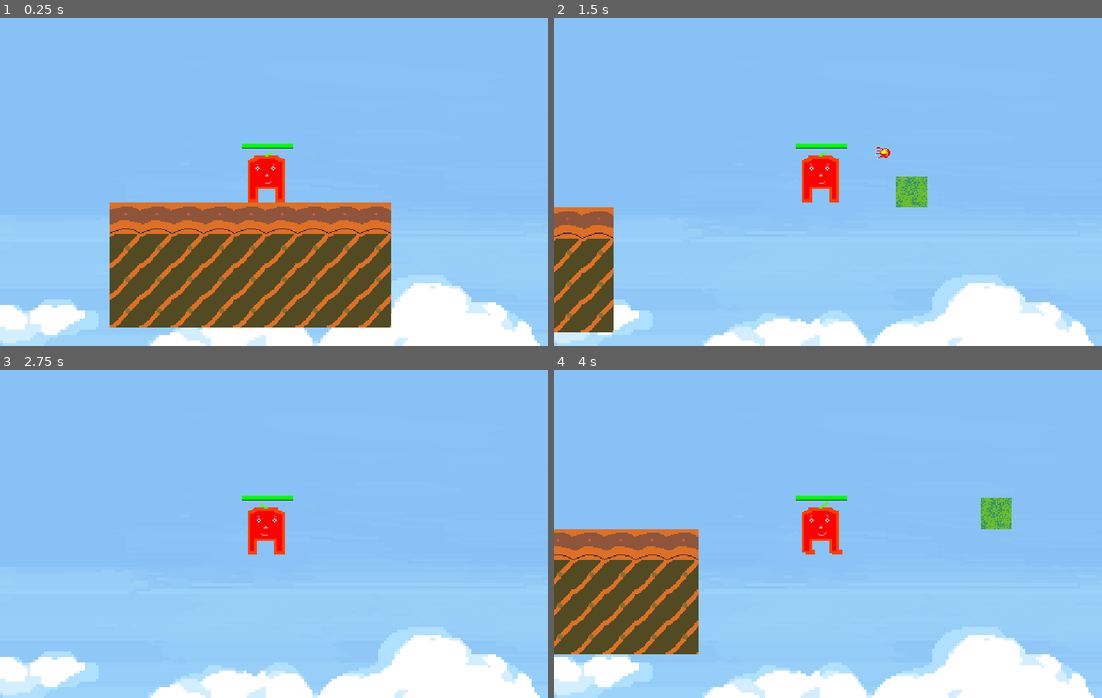
Above: before the commit, frames 1-4 (two rows, left to right).
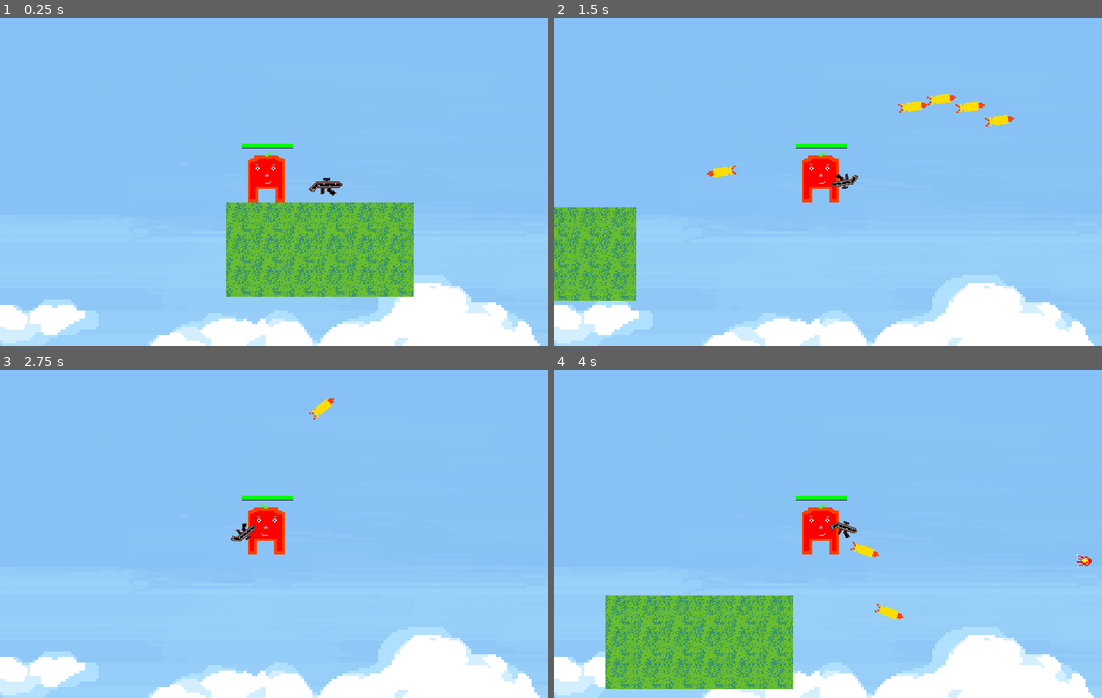
Above: after the commit, the same moments.

Repository: nicusor43/A-Tomato-s-Journey-to-Freedom
Game: Godot game, scene res://Scenes/Level2.tscn
The game is run twice, just before and just after one commit, with the same random seed, the same clock (stepped at 60 frames per second) and the same inputs. This scene is started directly instead of the project's main scene.
Inputs (mouse positions are in pixels of both pictures, inside the frame that each line leads up to):
- Up to frame 1 (0.25 s): no input
- Up to frame 2 (1.5 s): tap Enter at 0.5 s; move the mouse to (948, 165) at 0.52 s; hold Tab (ui_focus_next) 0.53-1.28 s; hold Right (ui_right) from 0.53 s (still down); tap Up (ui_up) at 0.77 s; move the mouse to (718, 198) at 1.27 s; tap Tab (ui_focus_next) at 1.35 s
- Up to frame 3 (2.75 s): tap Up (ui_up) at 1.52 s; move the mouse to (328, 461) at 2.02 s; release Right (ui_right) at 2.03 s; hold Left (ui_left) from 2.03 s (still down); hold Tab (ui_focus_next) from 2.03 s (still down)
- Up to frame 4 (4 s): move the mouse to (800, 599) at 2.77 s; release Left (ui_left) at 2.78 s; release Tab (ui_focus_next) at 2.78 s; hold Right (ui_right) from 2.78 s (still down); tap Tab (ui_focus_next) at 2.85 s; tap Up (ui_up) at 3.02, 3.77 s; move the mouse to (992, 583) at 3.52 s; hold Tab (ui_focus_next) from 3.53 s (still down)

The runs differ from the first frame. In frame 1, 21% of the frame differs, in the area x 20-76%, y 48-95%; in frame 2, 6.6%; in frame 3, 0.2%; in frame 4, 18%.

Commit message:
Add working gun (with lots of convoluted code)

Diff:
--- /dev/null
+++ b/Bullet.gd
@@ -0,0 +1,22 @@
+extends Area2D
+
+var speed = 600
+var velocity = Vector2()
+
+func _ready():
+	pass
+
+
+func start(pos, dir):
+	position = pos
+	rotation = dir
+	velocity = Vector2(speed, 0).rotated(dir)
+
+func _physics_process(delta):
+	position += velocity * delta
+
+func _on_Bullet_body_entered(body):
+	if body.name != "Player":
+		if body.name == "ElKilla" or body.name == "Sickle":
+			body.take_damage()
+		queue_free()
--- /dev/null
+++ b/Scenes/Bullet.tscn
@@ -0,0 +1,19 @@
+[gd_scene load_steps=4 format=2]
+
+[ext_resource path="res://Bullet.gd" type="Script" id=1]
+[ext_resource path="res://assets/Sprites/bullet.png" type="Texture" id=2]
+
+[sub_resource type="RectangleShape2D" id=1]
+extents = Vector2( 15, 5 )
+
+[node name="Bullet" type="Area2D"]
+script = ExtResource( 1 )
+
+[node name="Sprite" type="Sprite" parent="."]
+scale = Vector2( 2.125, 1.8125 )
+texture = ExtResource( 2 )
+
+[node name="CollisionShape2D" type="CollisionShape2D" parent="."]
+position = Vector2( -2, -1 )
+shape = SubResource( 1 )
+[connection signal="body_entered" from="." to="." method="_on_Bullet_body_entered"]
--- /dev/null
+++ b/Scenes/GunOnGround.gd
@@ -0,0 +1,8 @@
+extends Sprite
+
+
+
+func _on_Area2D_body_entered(body):
+	if body.name == "Player":
+		body.gun_pickup()
+		queue_free()
--- a/Scenes/Level2.tscn
+++ b/Scenes/Level2.tscn
@@ -1,20 +1,26 @@
-[gd_scene load_steps=7 format=2]
+[gd_scene load_steps=10 format=2]
 
 [ext_resource path="res://Scenes/Player.tscn" type="PackedScene" id=1]
 [ext_resource path="res://assets/tilesets/TileMap.tres" type="TileSet" id=2]
 [ext_resource path="res://Scripts/PlatformPath.gd" type="Script" id=3]
 [ext_resource path="res://Scenes/Platform.tscn" type="PackedScene" id=4]
 [ext_resource path="res://Scenes/Sickle.tscn" type="PackedScene" id=5]
+[ext_resource path="res://assets/Sprites/gun.png" type="Texture" id=6]
+[ext_resource path="res://Scenes/GunOnGround.gd" type="Script" id=7]
 
 [sub_resource type="Curve2D" id=1]
 _data = {
 "points": PoolVector2Array( 0, 0, 0, 0, 2204, -48, 0, 0, 0, 0, 2651, -211, 0, 0, 0, 0, 2204, -49 )
 }
 
+[sub_resource type="RectangleShape2D" id=2]
+extents = Vector2( 17.2307, 15.1111 )
+
 [node name="Level2" type="Node2D"]
 position = Vector2( 377, 197 )
 
 [node name="Player" parent="." instance=ExtResource( 1 )]
+position = Vector2( 2857, -296 )
 
 [node name="TileMap" type="TileMap" parent="."]
 position = Vector2( 0, -3 )
@@ -28,7 +34,7 @@
 script = ExtResource( 3 )
 
 [node name="PathFollow2D" type="PathFollow2D" parent="PlatformPath"]
-position = Vector2( 2205, -47 )
+position = Vector2( 2204, -48 )
 rotate = false
 cubic_interp = false
 lookahead = 0.001
@@ -38,3 +44,16 @@
 
 [node name="Sickle" parent="." instance=ExtResource( 5 )]
 position = Vector2( 1872, -108 )
+
+[node name="GunOnGround" type="Sprite" parent="."]
+position = Vector2( 2919, -273 )
+scale = Vector2( 1.21875, 1.125 )
+texture = ExtResource( 6 )
+script = ExtResource( 7 )
+
+[node name="Area2D" type="Area2D" parent="GunOnGround"]
+
+[node name="CollisionShape2D" type="CollisionShape2D" parent="GunOnGround/Area2D"]
+position = Vector2( -0.820557, -1.77781 )
+shape = SubResource( 2 )
+[connection signal="body_entered" from="GunOnGround/Area2D" to="GunOnGround" method="_on_Area2D_body_entered"]
--- a/Scenes/Patru.tscn
+++ b/Scenes/Patru.tscn
@@ -1,8 +1,7 @@
 [gd_scene load_steps=4 format=2]
 
-[ext_resource path="res://assets/Sprites/patru.png" type="Texture" id=1]
-[ext_resource path="res://Scripts/Patru.gd" type="Script" id=2]
-
+[ext_resource path="res://Scripts/Patru.gd" type="Script" id=1]
+[ext_resource path="res://assets/Sprites/patru.png" type="Texture" id=2]
 
 [sub_resource type="RectangleShape2D" id=1]
 extents = Vector2( 3.69144, 4.06898 )
--- a/Scenes/Player.tscn
+++ b/Scenes/Player.tscn
@@ -1,18 +1,21 @@
-[gd_scene load_steps=9 format=2]
+[gd_scene load_steps=10 format=2]
 
 [ext_resource path="res://Scripts/Player.gd" type="Script" id=1]
-[ext_resource path="res://assets/Sprites/ardei.png" type="Texture" id=2]
-[ext_resource path="res://assets/Sprites/tilesetOpenGameBackground.png" type="Texture" id=3]
-[ext_resource path="res://assets/Sprites/HealthBar_back.png" type="Texture" id=4]
-[ext_resource path="res://assets/Sprites/HealthBar_front.png" type="Texture" id=5]
-[ext_resource path="res://Scripts/HealthBar.gd" type="Script" id=6]
+[ext_resource path="res://assets/Sprites/tilesetOpenGameBackground.png" type="Texture" id=2]
+[ext_resource path="res://assets/Sprites/ardei.png" type="Texture" id=3]
+[ext_resource path="res://assets/Sprites/gun.png" type="Texture" id=4]
+[ext_resource path="res://assets/Sprites/HealthBar_back.png" type="Texture" id=5]
+[ext_resource path="res://assets/Sprites/HealthBar_front.png" type="Texture" id=6]
+[ext_resource path="res://Scripts/HealthBar.gd" type="Script" id=7]
 
+[sub_resource type="RectangleShape2D" id=2]
+extents = Vector2( 18, 21 )
 
 [sub_resource type="Animation" id=1]
 resource_name = "RUn"
 length = 0.4
 tracks/0/type = "value"
-tracks/0/path = NodePath("Sprite:frame")
+tracks/0/path = NodePath("PlayerNode/Sprite:frame")
 tracks/0/interp = 1
 tracks/0/loop_wrap = true
 tracks/0/imported = false
@@ -24,9 +27,6 @@
 "values": [ 0, 1 ]
 }
 
-[sub_resource type="RectangleShape2D" id=2]
-extents = Vector2( 18, 21 )
-
 [node name="Player" type="KinematicBody2D"]
 script = ExtResource( 1 )
 MAX_SPEED = 400
@@ -34,17 +34,12 @@
 GRAVITY = 700
 JUMP_FORCE = 400
 
-[node name="Sprite" type="Sprite" parent="."]
-position = Vector2( -7.62939e-006, 1 )
-scale = Vector2( 1.35268, 1.27681 )
-texture = ExtResource( 2 )
-hframes = 2
+[node name="CollisionShape2D" type="CollisionShape2D" parent="."]
+position = Vector2( -0.359154, -0.693581 )
+shape = SubResource( 2 )
 
 [node name="AnimationPlayer" type="AnimationPlayer" parent="."]
 anims/RUn = SubResource( 1 )
-
-[node name="Position2D" type="Position2D" parent="."]
-position = Vector2( 1.00137, -3.75516 )
 
 [node name="Camera2D" type="Camera2D" parent="."]
 position = Vector2( 8, -1 )
@@ -58,12 +53,26 @@
 
 [node name="Sky" type="Sprite" parent="ParallaxBackground"]
 scale = Vector2( 4, 4 )
-texture = ExtResource( 3 )
+texture = ExtResource( 2 )
 centered = false
 
-[node name="CollisionShape2D" type="CollisionShape2D" parent="."]
-position = Vector2( -0.359154, -0.693581 )
-shape = SubResource( 2 )
+[node name="PlayerNode" type="Node2D" parent="."]
+
+[node name="Sprite" type="Sprite" parent="PlayerNode"]
+position = Vector2( -7.62939e-006, 1 )
+scale = Vector2( 1.35268, 1.27681 )
+texture = ExtResource( 3 )
+hframes = 2
+
+[node name="Gun" type="Sprite" parent="PlayerNode"]
+position = Vector2( 24, -4 )
+texture = ExtResource( 4 )
+
+[node name="BulletPoint" type="Position2D" parent="PlayerNode/Gun"]
+position = Vector2( 12, -4 )
+
+[node name="Position2D" type="Position2D" parent="PlayerNode"]
+position = Vector2( 1.00137, -3.75516 )
 
 [node name="HealthBar" type="TextureProgress" parent="."]
 margin_left = -25.0
@@ -72,7 +81,10 @@
 margin_bottom = -29.0
 rect_scale = Vector2( 3.28, 1 )
 value = 100.0
-texture_under = ExtResource( 4 )
-texture_progress = ExtResource( 5 )
+texture_under = ExtResource( 5 )
+texture_progress = ExtResource( 6 )
 tint_progress = Color( 0.301961, 0.890196, 0.0823529, 1 )
-script = ExtResource( 6 )
+script = ExtResource( 7 )
+
+[node name="ShootTimer" type="Timer" parent="."]
+[connection signal="timeout" from="ShootTimer" to="." method="_on_ShootTimer_timeout"]
--- a/Scripts/Player.gd
+++ b/Scripts/Player.gd
@@ -12,19 +12,28 @@
 
 var health = 100
 var dmg = 10
+var mouse_pos
 
 var check_death = false
 var is_jumping = false
+var face_right = true
+var gun_show = false
+var can_shoot = true
 
 const FIREBALL = preload("res://Scenes/Fireball.tscn")
+const BULLET = preload("res://Scenes/Bullet.tscn")
 
 var motion = Vector2.ZERO
 
 
 
-onready var sprite = $Sprite
+onready var sprite = $PlayerNode/Sprite
 onready var animation_player = $AnimationPlayer
-onready var pos = $Position2D
+onready var pos = $PlayerNode/Position2D
+
+func _ready():
+	$PlayerNode/Gun.hide()
+	$ShootTimer.wait_time = .15
 
 func _physics_process(delta):
 	var x_input = Input.get_action_strength("ui_right") - Input.get_action_strength("ui_left")
@@ -33,7 +42,14 @@
 		animation_player.play("RUn")
 		motion.x += x_input * ACCELERATION * delta
 		motion.x = clamp(motion.x, -MAX_SPEED, MAX_SPEED)
-		sprite.flip_h = x_input < 0
+
+	#Change the player either left or right
+	if x_input < 0:
+		face_right = false
+	elif x_input > 0:
+		face_right = true
+
+	$PlayerNode.scale.x = -1 if !face_right else 1
 
 	motion.y += GRAVITY * delta
 
@@ -56,15 +72,11 @@
 		if x_input == 0:
 			motion.x  = lerp(motion.x, 0, AIR_RESISTANCE)
 
-	if Input.is_action_just_pressed("ui_focus_next"):
-		var fireball = FIREBALL.instance()
-		get_parent().add_child(fireball)
-		fireball.global_position = $Position2D.global_position
-		fireball.direction = -1 if sprite.flip_h else 1
 
 	motion = move_and_slide_with_snap(motion, snap, Vector2.UP)
 
 func _process(delta):
+	print("pos  ", self.position.x , "  global  ", self.global_position.x)
 	if health <= 0:
 			check_death = true
 	if check_death == true:
@@ -72,9 +84,39 @@
 	if position.y > 1500:
 		check_death = true
 
+	if Input.is_action_just_pressed("ui_focus_next") and !gun_show:
+		var fireball = FIREBALL.instance()
+		get_parent().add_child(fireball)
+		fireball.global_position = $PlayerNode/Position2D.global_position
+		fireball.direction = -1 if !face_right else 1
+
+	if gun_show:
+		mouse_pos = get_global_mouse_position()
+		$PlayerNode/Gun.look_at(mouse_pos)
+		if Input.is_action_pressed("ui_focus_next") and can_shoot:
+			shoot(pos)
+
+
 
 func take_damage():
 	health -= dmg
 
 func change_level():
-	get_tree().change_scene("Level2.tscn")
+	get_tree().change_scene("Scenes/Level2.tscn")
+
+func gun_pickup():
+	$PlayerNode/Gun.show()
+	gun_show = true
+
+func shoot(pos):
+	var b = BULLET.instance()
+	var a = (mouse_pos - $PlayerNode/Gun.global_position).angle()
+	#TODO post pe reddit sau issue de ce trb sa fac chestia asta ca sa mearga lol
+	b.start($PlayerNode/Gun/BulletPoint.global_position - global_position + position, a)
+	get_parent().add_child(b)
+	can_shoot = false
+	$ShootTimer.start()
+
+
+func _on_ShootTimer_timeout():
+	can_shoot = true
--- a/assets/tilesets/TileMap.tres
+++ b/assets/tilesets/TileMap.tres
@@ -29,23 +29,28 @@
 0/autotile/z_index_map = [  ]
 0/occluder_offset = Vector2( 0, 0 )
 0/navigation_offset = Vector2( 0, 0 )
+0/shape_offset = Vector2( 0, 0 )
+0/shape_transform = Transform2D( 1, 0, 0, 1, 0, 0 )
+0/shape = SubResource( 1 )
+0/shape_one_way = false
+0/shape_one_way_margin = 1.0
 0/shapes = [ {
 "autotile_coord": Vector2( 0, 0 ),
 "one_way": false,
 "one_way_margin": 1.0,
-"shape": SubResource( 7 ),
+"shape": SubResource( 1 ),
 "shape_transform": Transform2D( 1, 0, 0, 1, 0, 0 )
 }, {
 "autotile_coord": Vector2( 0, 1 ),
 "one_way": false,
 "one_way_margin": 1.0,
-"shape": SubResource( 8 ),
+"shape": SubResource( 2 ),
 "shape_transform": Transform2D( 1, 0, 0, 1, 0, 0 )
 }, {
 "autotile_coord": Vector2( 0, 2 ),
 "one_way": false,
 "one_way_margin": 1.0,
-"shape": SubResource( 9 ),
+"shape": SubResource( 3 ),
 "shape_transform": Transform2D( 1, 0, 0, 1, 0, 0 )
 } ]
 0/z_index = 0
Not shown: 2 places in Scenes/Patru.tscn that only renumber resources
Binary file added: assets/Sprites/bullet.png
Not shown, added: assets/Sprites/bullet.png.import
Binary file added: assets/Sprites/gun.png
Not shown, added: assets/Sprites/gun.png.import
Not shown: 1 places in assets/tilesets/TileMap.tres that only renumber resources
